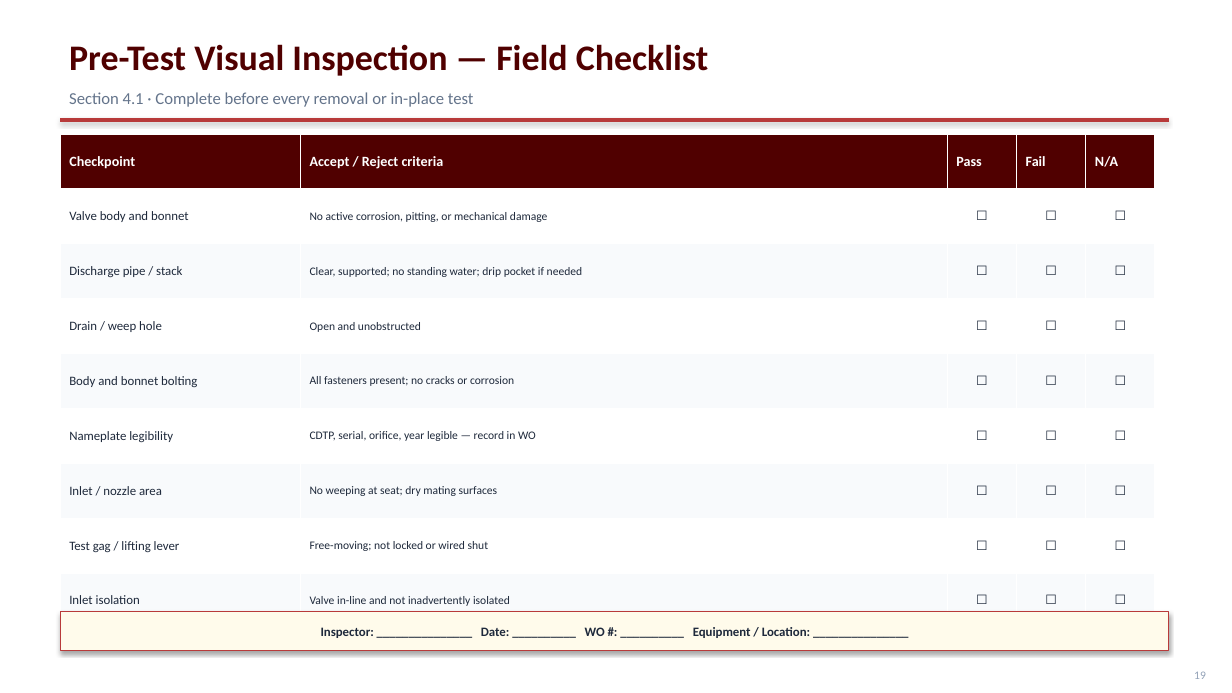
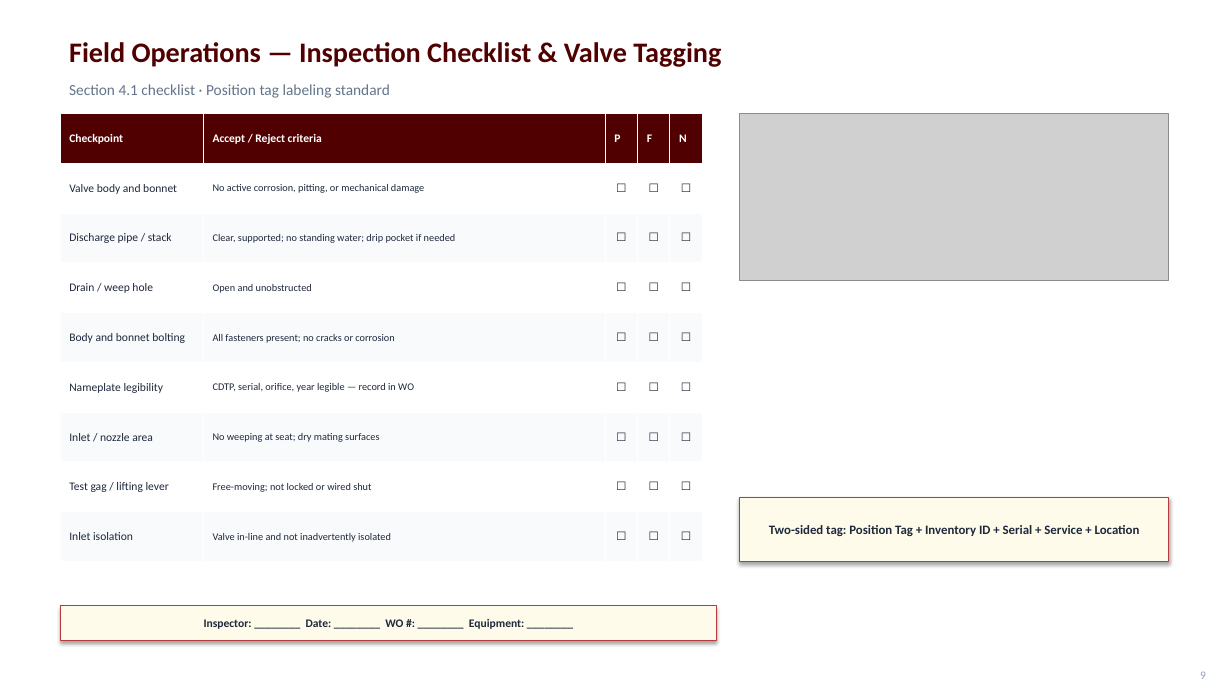
Before and after one commit to stavan12-a11y/PSV-Compliance-Tracking-Dashboard, a slide deck: slide 10 of docs/presentation/UES-Steam-Safety-Program.pptx (slide 20 before the commit). Drawn at 1232x693 pixels with LibreOffice and Linux fonts; fonts in the diff are those of the drawing; grey boxes stand for pictures. Boxes give left, top, right and bottom in pixels: in the first picture for what was removed or moved away, otherwise in the second. Text is boxed around its words. In the diff, an @@ line names an element or a change of style, - is before the commit and + after.

```diff
--- a/docs/presentation/UES-Steam-Safety-Program.pptx
+++ b/docs/presentation/UES-Steam-Safety-Program.pptx
@@ text at [69, 42, 721, 67]: text changed; size 28 to 22 pt @@
-Pre-Test Visual Inspection — Field Checklist
+Field Operations — Inspection Checklist & Valve Tagging
@@ text at [69, 84, 390, 98]: text changed; size 13 to 12 pt @@
-Section 4.1 · Complete before every removal or in-place test
+Section 4.1 checklist · Position tag labeling standard
@@ table at [60, 114, 702, 562] @@
-row 1: Checkpoint | Accept / Reject criteria | Pass | Fail | N/A
+row 1: Checkpoint | Accept / Reject criteria | P | F | N
@@ size 11 to 9 pt in "Checkpoint", "Accept / Reject criteria" @@
@@ size 10 to 9 pt in "Valve body and bonnet", "☐", "☐", "☐" and 28 more places @@
@@ size 9 to 8 pt in "No active corrosion, pitting, or mechanical damage", "Clear, supported; no standing water; drip pocket ...", "Open and unobstructed", "All fasteners present; no cracks or corrosion" and 4 more places @@
@@ table: place and size @@
-table at [60, 134, 1155, 628]
+table at [60, 114, 702, 562]
@@ rectangle removed at [60, 118, 1169, 122] @@
@@ picture added at [739, 114, 1169, 280] @@
@@ rectangle added at [739, 497, 1169, 562], fill #FFFBEB, outline #B83A3A 0.75 pt, 10 pt, text #1E293B, bold @@
+Two-sided tag: Position Tag + Inventory ID + Serial + Service + Location
@@ rectangle "Inspector: ________ Date: ________ WO ...": place and size @@
-rectangle "Inspector: ________ Date: ________ WO ..." at [60, 612, 1169, 651]
+rectangle "Inspector: ________ Date: ________ WO ..." at [60, 605, 716, 640]
@@ text in rectangle at [204, 619, 524, 629]: text changed; size 10 to 9 pt @@
-Inspector: _______________ Date: __________ WO #: __________ Equipment / Location: _______________
+Inspector: ________ Date: ________ WO #: ________ Equipment: ________
@@ text at [1200, 671, 1206, 679]: text changed @@
-19
+9
```
Also in this commit, not shown: 9 other slides changed, 1 slide added, 16 slides removed, 1 other file.
